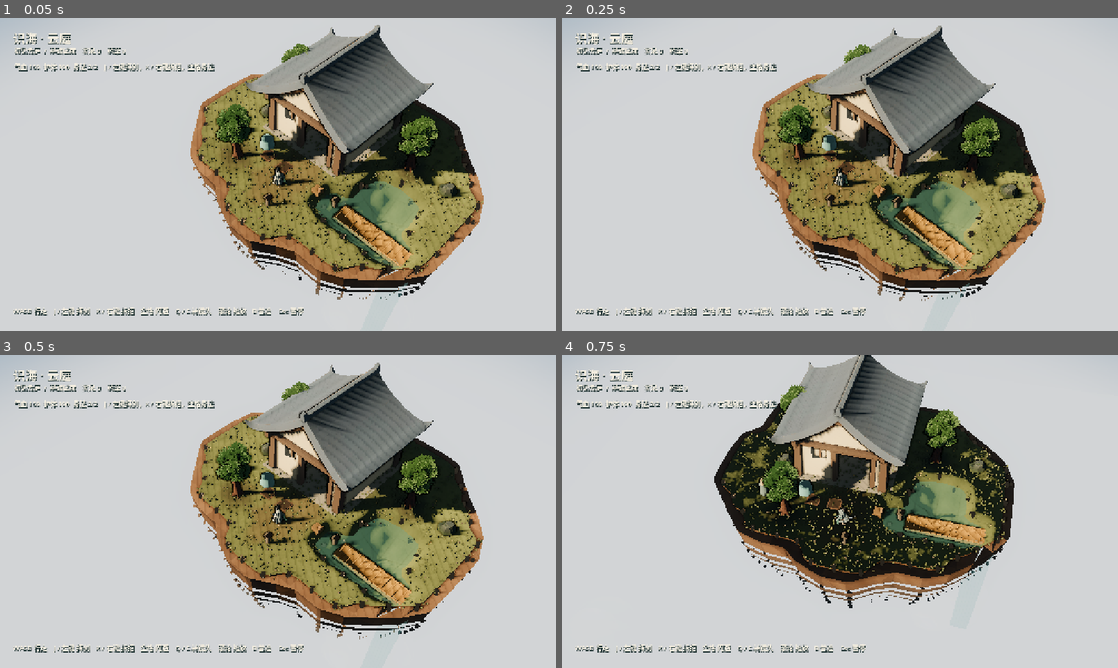
Above: before the commit, frames 1-4 (two rows, left to right).
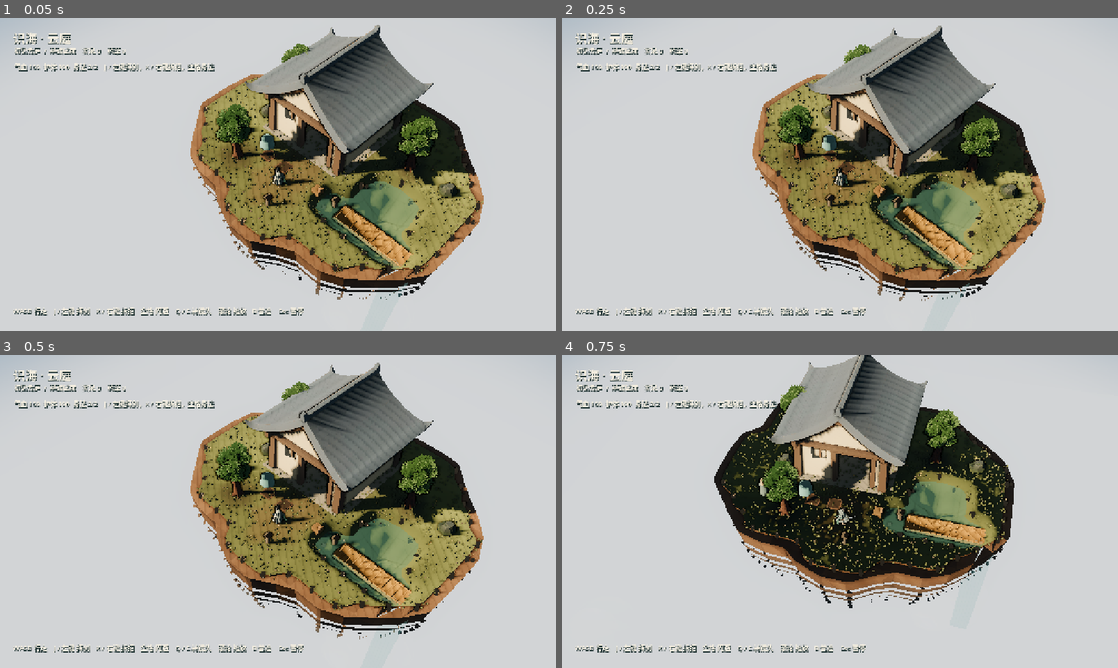
Above: after the commit, the same moments.

Repository: YI1219/Idle_and_incremental_game
Game: Godot game, scene res://scenes/play.tscn
Two runs of this game, one before a commit and one after it. Both use one fixed random seed, a clock stepped at 60 frames per second and the inputs below.
Inputs (mouse positions are in pixels of both pictures, inside the frame that each line leads up to):
- Up to frame 1 (0.05 s): no input
- Up to frame 2 (0.25 s): no input
- Up to frame 3 (0.5 s): no input
- Up to frame 4 (0.75 s): tap Enter at 0.5 s; move the mouse to (962, 495) at 0.52 s; hold D (move_right) from 0.53 s (still down); hold Q (camera_left) from 0.53 s (still down); click (962, 495) at 0.67 s

The runs differ from the first frame. In frame 1, 0.2% of the frame differs, in the area x 40-70%, y 26-80%; in frame 2, 0.2%; in frame 3, 0.2%; in frame 4, 1.7%, in the area x 28-80%, y 21-70%.

Commit message:
Mottle island grass in two scales and keep slope normals.
Grey-olive stays the hue. Broad and mid world-space noise only shift brightness by about ten percent. A small world-space bump is added onto the geometric normal instead of replacing it.

Co-authored-by: YI <YI1219@users.noreply.github.com>

Diff:
--- a/shaders/world/island_heightfield.gdshader
+++ b/shaders/world/island_heightfield.gdshader
@@ -82,12 +82,12 @@
 		ALBEDO = earth_band(world_pos) * mix(0.78, 1.0, ao);
 		ROUGHNESS = 0.96;
 	} else {
-		float broad = noise(p * 0.28) * 0.55 + noise(vec2(p.y, -p.x) * 0.28 + 2.1) * 0.45;
-		float mid = noise(p * 0.85);
-		float detail = noise(p * 14.0);
-		vec3 grass = mix(moss_color.rgb, meadow_color.rgb, smoothstep(0.28, 0.72, broad));
-		grass = mix(grass, shade_grass.rgb, (mid - 0.5) * 0.32 + 0.08);
-		grass += (detail - 0.5) * 0.028;
+		// Two world-space scales, about ±10% brightness. Olive pair stays the hue.
+		float broad = noise(p * 0.22);
+		float mid = noise(p * 1.35 + 1.7);
+		vec3 grass = mix(moss_color.rgb, meadow_color.rgb, smoothstep(0.32, 0.68, broad));
+		float mottled = (broad - 0.5) * 0.20 + (mid - 0.5) * 0.12;
+		grass *= clamp(1.0 + mottled, 0.86, 1.14);
 		float inland = clamp(vcol.g, 0.0, 1.0);
 		float path = 0.0;
 		for (int i = 0; i < 8; i++) {
@@ -105,10 +105,12 @@
 			top = mix(top, earth_color.rgb * 0.62, root * 0.85);
 			top = mix(top, shade_grass.rgb * 0.70, root * 0.35);
 		}
-		float n1 = noise(p * 0.50);
-		float n2 = noise(p * 2.05);
-		float n3 = noise(p * 8.2);
-		n = normalize(n + vec3((n1 - n2) * 0.14, 0.0, (n2 - n3) * 0.14));
+		// Added on the geometric normal. Do not replace it with straight up.
+		float n1 = noise(p * 1.8);
+		float n2 = noise(p * 6.4 + 2.2);
+		float n3 = noise(vec2(p.y * 2.4, -p.x * 2.1));
+		vec3 micro = vec3(n1 - n2, (n3 - 0.5) * 0.35, n2 - n1 * 0.55);
+		n = normalize(n + micro * 0.07);
 		ALBEDO = top * mix(0.78, 1.0, ao);
 		ROUGHNESS = mix(0.92, 0.97, inland);
 		NORMAL = n;
